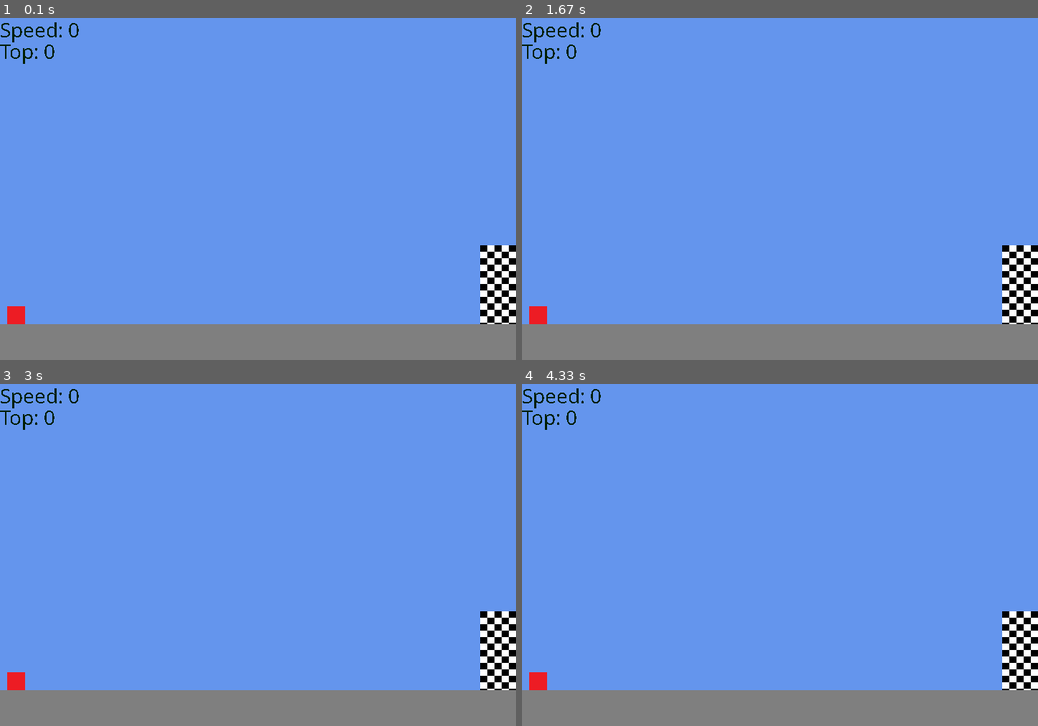
Above: before the commit, frames 1-4 (two rows, left to right).
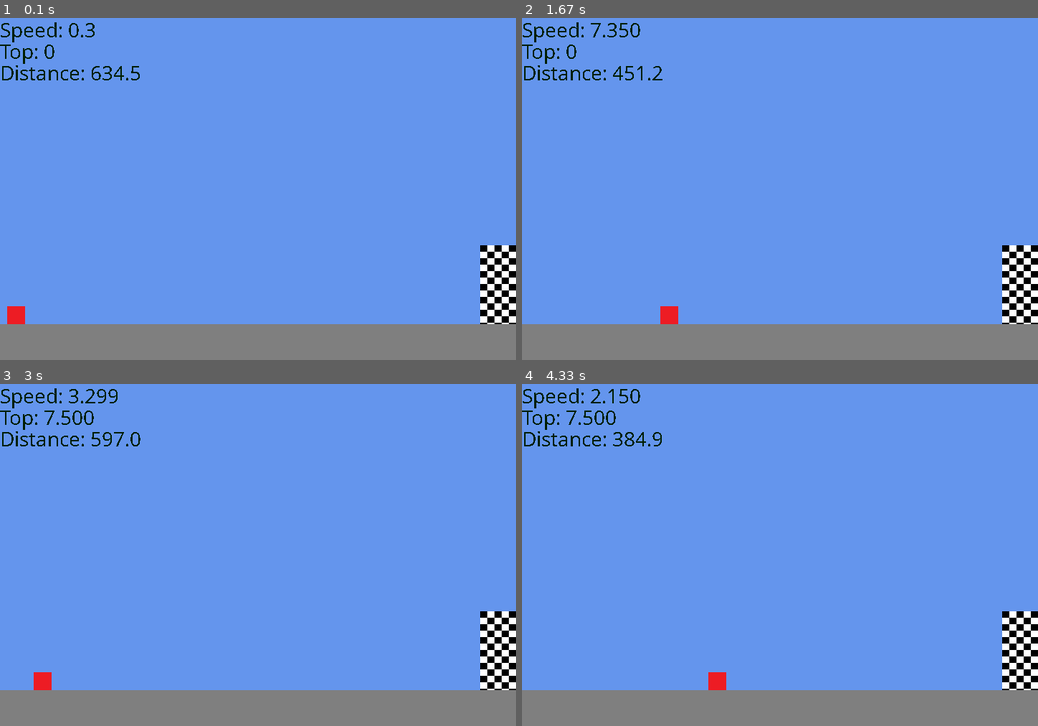
Above: after the commit, the same moments.

Repository: bretcolloff/pygame_base
Game: pygame game, started from game.py
Same seed, same stepped clock (60 frames per second), same inputs: the game is played once before the commit and once after it.
Inputs:
- Up to frame 1 (0.1 s): no input
- Up to frame 2 (1.67 s): no input
- Up to frame 3 (3 s): no input
- Up to frame 4 (4.33 s): no input

The runs differ from the first frame. In frame 1, 0.3% of the frame differs, in the area x 0-28%, y 1-19%; in frame 2, 0.8%; in frame 3, 0.9%; in frame 4, 0.9%, in the area x 0-40%, y 1-90%.

Commit message:
Car works out when to stop, sort of.

Diff:
--- /dev/null
+++ b/game/aidriver.py
@@ -0,0 +1,34 @@
+import pygame
+
+
+class AIDriver:
+    def __init__(self):
+        self.results = []
+        self.next = 50
+        self.last = 50
+
+    def process_input(self, distance, velocity, success, top):
+        key_map = {}
+        key_map[pygame.K_SPACE] = False
+        key_map[pygame.K_RIGHT] = False
+        key_map[pygame.K_LEFT] = False
+        if success is False:
+            key_map[pygame.K_SPACE] = True
+            self.next = self.last - 2
+            self.last = self.last - 2
+            return key_map
+        else:
+            if self.next is 0 and velocity is 0:
+                self.results.append((self.last, top))
+                self.next = self.last + 1
+                self.last = self.last + 1
+                key_map[pygame.K_SPACE] = True
+                return key_map
+            if self.next > 0:
+                self.next -= 1
+                key_map[pygame.K_RIGHT] = True
+                return key_map
+
+            if self.next is 0 and velocity > 0:
+                key_map[pygame.K_LEFT] = True
+        return key_map
--- a/game/entities/vehicle.py
+++ b/game/entities/vehicle.py
@@ -13,7 +13,7 @@
             self.accelerate()
 
     def accelerate(self):
-        self.velocity += 0.1
+        self.velocity += 0.15
 
     def brake(self):
         if self.velocity > 0:
--- a/game/game.py
+++ b/game/game.py
@@ -1,5 +1,8 @@
+import pygame
+
 from engine.gamebase import GameBase
-import pygame
+from game.aidriver import AIDriver
+
 
 class Game(GameBase):
     def __init__(self, config, clock):
@@ -8,17 +11,27 @@
         self.car = None
         self.topSpeed = 0
         self.topValid = 0
+        self.distance = 0
         self.success = True
+        self.aiRun = True
+        self.aiDriver = AIDriver()
 
     def initialise(self, data):
         GameBase.initialise(self, data)
 
         self.success = True
+        self.topSpeed = 0
+        self.distance = 0
         self.car = self.entityManager.find_entity("car")
         self.inputHandler.set_focus(self.car)
 
     def handle_input(self):
-        GameBase.handle_input(self)
+        if not self.aiRun:
+            GameBase.handle_input(self)
+        else:
+            # Have the AI populate the input map.
+            self.input_map = self.aiDriver.process_input(self.distance, self.car.velocity, self.success, self.topSpeed)
+            self.inputHandler.apply_input(self.input_map)
 
         if self.input_map[pygame.K_SPACE] and self.car.velocity is 0:
             self.reset()
@@ -35,6 +48,9 @@
             self.topSpeed = 0
             self.success = False
 
+        # Update distance
+        self.distance = (self.config.width - 50) - (self.car.x + 25)
+
     def render(self, screen, font):
         GameBase.render(self, screen, font)
 
@@ -43,6 +59,8 @@
         screen.blit(textsurface, (0, 0))
         textsurface = font.render('Top: ' + str(self.topValid)[:5], False, (0, 30, 0))
         screen.blit(textsurface, (0, 30))
+        textsurface = font.render('Distance: ' + str(self.distance)[:5], False, (0, 30, 0))
+        screen.blit(textsurface, (0, 60))
         if not self.success:
             textsurface = font.render('Failed', False, (255, 0, 0))
             screen.blit(textsurface, (350, 0))
